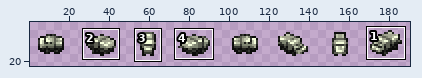
File history of a sprite sheet, content/Entities/Unit/worldmap.unit.car.00.png. The first picture is a wide view before the edit; the outline marks the close-up.
Close-up. Old version:
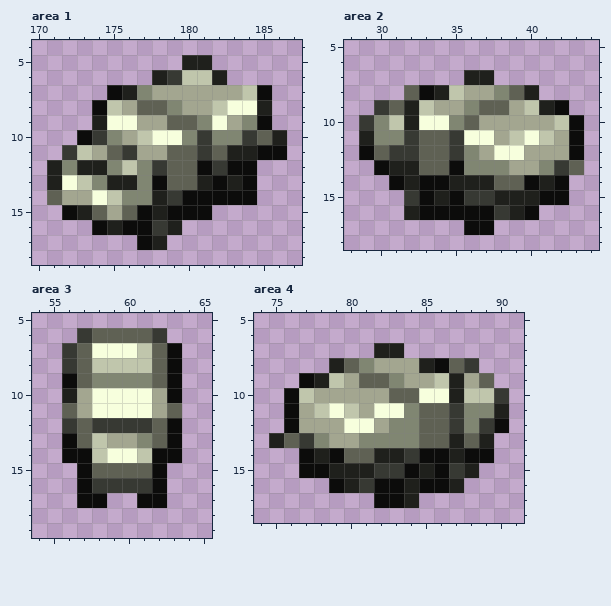
The file is 192x24 pixels. Shown: area 1: x 170..187, y 4..18; area 2: x 28..44, y 5..18; area 3: x 54..65, y 5..19; area 4: x 74..91, y 5..18. The wide view leaves out empty margins. The commit also changed other parts of the picture, which this record leaves out.
And afterwards:
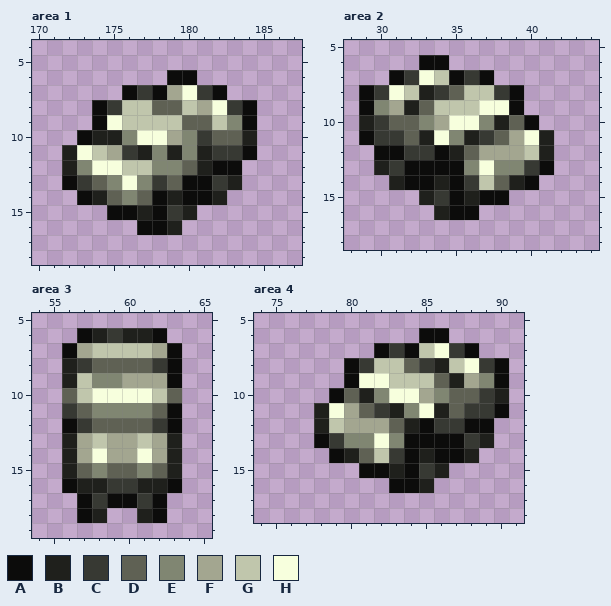
Palette (. is transparent): A #0c0c0b  B #1f201c  C #373933  D #5f6154  E #808672  F #a3a690  G #c0c6ac  H #f7ffdd
Edits made:
--- area 1
@@ x 170..187 @@
  4 ..................
- 5 ..........BB......
- 6 ........BCGGB.....
- 7 .....ABEFFFFFFGA..
- 8 ....AGFDDEFFGHHB..
- 9 ....BHHFFDDEHFEA..
-10 ...ACEFGHHECEECDB.
-11 ..CGFDCFFDDCDBBAA.
-12 .BEBBEGECDDACAA...
-13 .BHGEBBEADDBABA...
-14 .DFFHGEEBCAAAAA...
-15 ..ABDFDABAAA......
-16 ....ABAACB........
-17 .......AB.........
+ 5 ..................
+ 6 .........AA.......
+ 7 ......ACAFHCA.....
+ 8 ....ACGGDDGFHCA...
+ 9 ....AHGGGGDDGEA...
+10 ...ABBEHHFECDDB...
+11 ..BHGFCBEBEBCCA...
+12 ..BEHHGGEEDBAA....
+13 ..ACDEHECDAACB....
+14 ...ABDEDABAAB.....
+15 .....AABACB.......
+16 .......AAB........
+17 ..................
 18 ..................
--- area 2
@@ x 28..44 @@
  5 .................
- 6 .................
- 7 ........BB.......
- 8 ....DABGFFEDB....
- 9 ..CDBGFFEDDFGBA..
-10 .CEGBHHEDFFFFFGA.
-11 .BEECDDCHHFGHGFA.
-12 .ADCCDDCEFHHFFFA.
-13 ..ABBDDAEEEFFECD.
-14 ...ABAABBBDDABA..
-15 ....CABACCBBBAA..
-16 ....BAAAAACBA....
-17 ........AA.......
+ 6 .....AA..........
+ 7 ...ACHGACA.......
+ 8 .ACHGBCDGGCA.....
+ 9 .AEFBDGGGHHA.....
+10 .BCDDEFHHEBDA....
+11 .ACCDBHEBCDFHB...
+12 ..AACCABDFFFGB...
+13 ..BCAAAAEHEECA...
+14 ...BAABACGDBA....
+15 .....BCABAA......
+16 ......BAA........
+17 .................
 18 .................
--- area 3
@@ x 54..65 @@
  5 ............
- 6 ...CDDDDC...
- 7 ..CDHHHGDA..
- 8 ..CDGGGGDA..
- 9 ..ADEEEEDA..
-10 ..BFHHHHFA..
-11 ..DFHHHHFD..
-12 ..CDCCCCDA..
-13 ..ADGFFEDA..
-14 ..AAGHHGAA..
-15 ...ADDDDA...
-16 ...ACCCCA...
-17 ...AA..AA...
-18 ............
+ 6 ...ABCBBA...
+ 7 ..AFGGGGFA..
+ 8 ..BCDDDDCA..
+ 9 ..BGEEFFFA..
+10 ..DGHHHHGD..
+11 ..CDEEEEDA..
+12 ..ACDDDDCA..
+13 ..BFGFFGFB..
+14 ..BFHFFHFB..
+15 ..BDEDDEDB..
+16 ..ABBCCBBA..
+17 ...ACAACA...
+18 ...AB..BA...
 19 ............
--- area 4
@@ x 74..91 @@
  5 ..................
- 6 ..................
- 7 ........BB........
- 8 .....BDEFFFBADC...
- 9 ...ABGFDDEFFGBFD..
-10 ..AGFFFFFDDHHBGGC.
-11 ..AFGHGFHHEDDCEEB.
-12 ..AFFFHHFEEDDCECA.
-13 .BDCEFFEEEEDDBDB..
-14 ...ABADDBBCAABAA..
-15 ...AABBBCCABACB...
-16 .....ABCAABAAB....
-17 ........AAB.......
+ 6 ...........AA.....
+ 7 ........ACAGHCA...
+ 8 ......ACGGDCBGHCA.
+ 9 ......AHHGGGDBFEA.
+10 .....ADBEHHFEDDCB.
+11 ....BHFDCBEHBDCCA.
+12 ....BGFFFDBACCAA..
+13 ....ACEEHEAAAACB..
+14 .....ABDGCABAAB...
+15 .......AABACB.....
+16 .........AAB......
+17 ..................
 18 ..................
